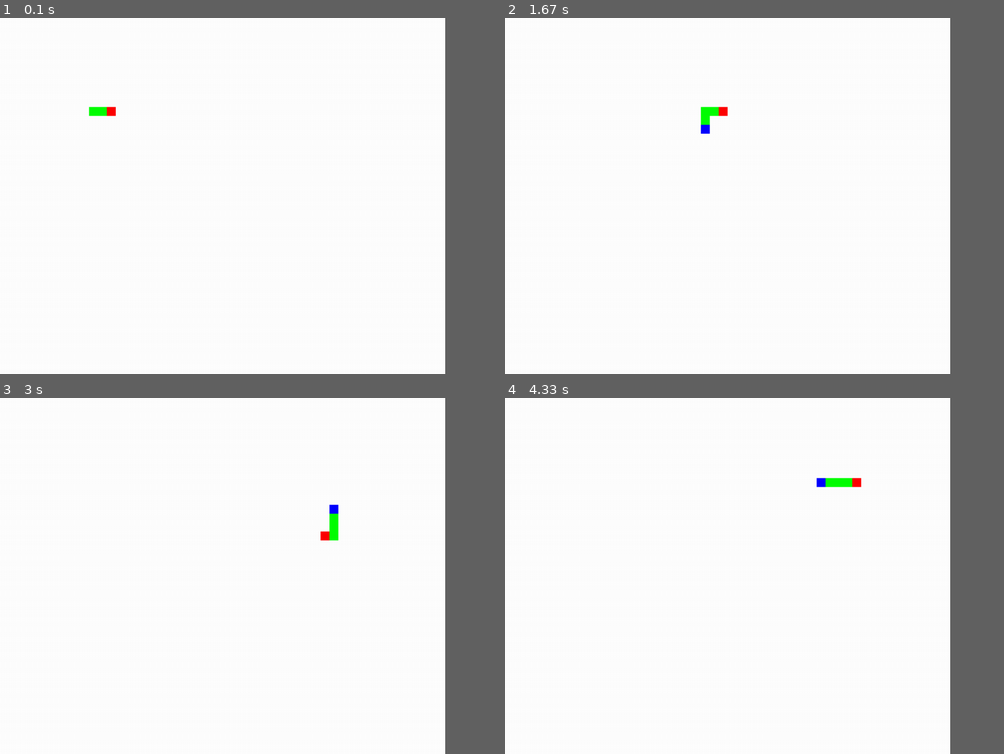
Above: before the commit, frames 1-4 (two rows, left to right).
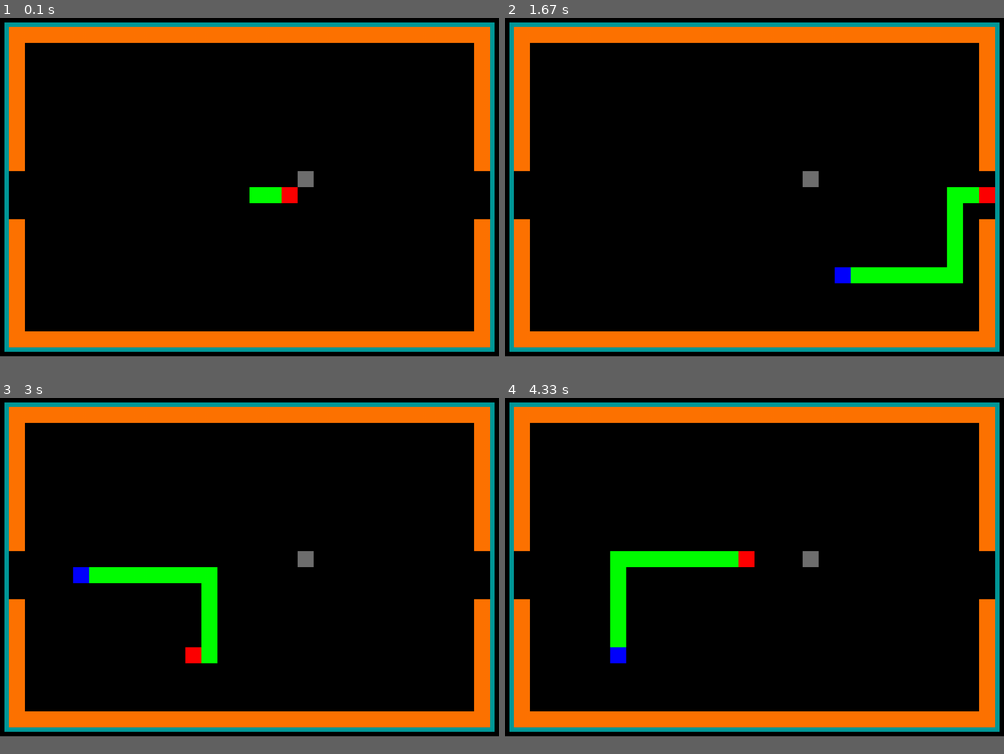
Above: after the commit, the same moments.

Repository: hspotlight/snake-game-pygame
Game: pygame game, started from main.py
The game is run twice, just before and just after one commit, with the same random seed, the same clock (stepped at 60 frames per second) and the same inputs.
Inputs:
- Up to frame 1 (0.1 s): no input
- Up to frame 2 (1.67 s): tap S at 0.33 s; hold Right 0.67-1.13 s; hold Up 1.17-1.47 s; hold Right from 1.5 s (still down)
- Up to frame 3 (3 s): release Right at 1.97 s; hold Left 2-2.53 s; hold Down 2.57-2.87 s; hold Left from 2.9 s (still down)
- Up to frame 4 (4.33 s): release Left at 3.3 s; hold Up 3.33-3.7 s; hold Right from 3.73 s (still down)
The window is 803x642 before the commit and 900x610 after it. Grey fills any space a smaller window leaves; there, only what the larger window draws over its background counts as a difference.

The runs differ from the first frame. In frame 1, 89% of the frame differs, in the area x 0-100%, y 0-96%; in frame 2, 90%; in frame 3, 89%; in frame 4, 89%.

Commit message:
Grid - handle render grid cell by fill with the color

Diff:
--- a/main.py
+++ b/main.py
@@ -1,33 +1,170 @@
 import pygame
+from random import shuffle
+import os
+
 import color
 import snake
 
-max_width = 1000
-max_height = 800
-screen = pygame.display.set_mode((max_width, max_height))
-pygame.display.set_caption('Hong Snake Ja')
-
-running = True
-clock = pygame.time.Clock()
-frame_per_second = 60
+# config
+background_color = color.black
+edge_color = (0, 153, 153)
+snake_head = color.red
+snake_body = color.green
+snake_tail = color.blue
+food_color = (111, 111, 111)
+obstacle_color = (255, 115, 0)
+
+edge_margin = 10
+edge_size = 10
+screen_margin = edge_margin + edge_size
+
 
 # block
-block_width = 20
-block_height = 20
-
-initial_length = 5
-initial_position = [10, 10]
+block_width = 36
+block_height = 36
+col_size = 30
+row_size = 20
+screen_width = block_width * col_size
+screen_height = block_height * row_size
+screen = pygame.display.set_mode((screen_width + edge_margin * 4, screen_height + edge_margin * 4))
+pygame.display.set_caption('Hong Snake Project')
+
+all_cell = []
+for x in range(0, col_size):
+    for y in range(0, row_size):
+        all_cell.append([x, y])
+
+# food
+food = None
+
+def handle_render_screen(screen_width, screen_height):
+    screen.fill(color.black)
+    pygame.draw.rect(screen, edge_color, (edge_margin, edge_margin, screen_width + edge_margin * 2, screen_height + edge_margin * 2))
+    pygame.draw.rect(screen, background_color, (edge_margin + edge_size, edge_margin + edge_size, screen_width, screen_height))
+
+
+def handle_render_snake(moving_parts):
+    # update head
+    handle_assign_cell(moving_parts[0], 1)
+    handle_draw_cell(snake_head, moving_parts[0][0], moving_parts[0][1])
+    handle_draw_cell(snake_body, moving_parts[1][0], moving_parts[1][1])
+
+    # update tail
+    if len(moving_parts) > 2:
+        handle_draw_cell(snake_tail, moving_parts[2][0], moving_parts[2][1])
+        handle_assign_cell(moving_parts[3], 0)
+        handle_draw_cell(background_color, moving_parts[3][0], moving_parts[3][1])
+
+
+def handle_render_background(all_cell):
+    for cell in all_cell:
+        handle_blit_cell(wall, cell[0], cell[1])
+
+def handle_render_obstacle(obstacles):
+    for obstacle in obstacles:
+        # obstacle in color
+        handle_draw_cell(obstacle_color, obstacle[0], obstacle[1])
+
+
+def handle_render_food():
+    temp = all_cell.copy()
+    shuffle(temp)
+    point = None
+    for cell in temp:
+        if (get_cell(cell) == 0):
+            point = cell
+
+    if point != None:
+        food = point
+        handle_assign_cell(point, 3)
+        handle_draw_cell(food_color, point[0], point[1])
+
+
+# draw image in the specify XY coordinates
+def handle_blit_cell(image, cell_col, cell_row):
+    screen.blit(image,
+        (cell_col * block_width + screen_margin,
+        cell_row * block_height + screen_margin))
+
+
+def handle_draw_cell(color, cell_col, cell_row):
+    pygame.draw.rect(screen, color, (
+        cell_col * block_width + screen_margin,
+        cell_row * block_height + screen_margin,
+        block_width,
+        block_height))
+
+
+def handle_assign_cell(point, value):
+    x = point[0]
+    y = point[1]
+    grid_map[y][x] = value
+
+
+def check_in_range(point, col_size, row_size):
+    return (0 <= point[0] and point[0] < col_size) and (0 <= point[1] and point[1] < row_size)
+
+
+def handle_object_move_out_screen(point, col_size, row_size):
+    x, y = point
+    if x < 0:
+        x = col_size - 1
+    elif x >= col_size:
+        x = 0
+    elif y < 0:
+        y = row_size - 1
+    elif y >= row_size:
+        y = 0
+
+    return [x, y]
+
+
+def get_cell(point):
+    return grid_map[point[1]][point[0]]
+
+
+# handle grid
+# each cell represents a object in the grid map
+# 0 = empty
+# 1 = snake
+# 2 = obstacle
+# 3 = food
+grid_map = [[0 for col in range(0, col_size)] for row in range(0, row_size)]
+
+# construct wall - array of position (x, y) = (col, row)
+obstacles = []
+for x in range(0, col_size):
+    for y in range(0, row_size):
+        if (x == 0 or x == col_size-1) or (y == 0 or y == row_size-1):
+            # all bourdary cell
+            # obstacles.append([x, y])
+            # handle_assign_cell([x, y], 2)
+
+            # make some hole for moving through the screen
+            if (y < row_size/2 -1 or y > row_size/2 + 1):
+                obstacles.append([x, y])
+                handle_assign_cell([x, y], 2)
+
+
+# create a snake
+initial_length = 15
+initial_position = [int(col_size/2), int(row_size/2)]
 moving_direction = 'D'
 my_snake = snake.Snake(moving_direction, initial_position, initial_length)
 
-screen.fill(color.white)
-count = 1
+
+handle_render_screen(screen_width, screen_height)
+handle_render_obstacle(obstacles)
+handle_render_food()
+running = True
 while running:
 
+    # event handler
     for event in pygame.event.get():
         if event.type == pygame.QUIT:
             running = False
 
+        # handle event from user
         if event.type == pygame.KEYDOWN:
             if (event.key == pygame.K_UP or event.key == ord('w')) and moving_direction != 'S':
                 moving_direction = 'W'
@@ -38,27 +175,37 @@
             elif (event.key == pygame.K_RIGHT or event.key == ord('d')) and moving_direction != 'A':
                 moving_direction = 'D'
 
-
     ## moving snake
     my_snake.set_moving_direction(moving_direction)
 
-    moving_parts = my_snake.move()
-
-    # next_head
-    pygame.draw.rect(screen, color.red, (moving_parts[0][0] * block_width, moving_parts[0][1] * block_height, block_width, block_height))
-
-    # prev_head
-    pygame.draw.rect(screen, color.green, (moving_parts[1][0] * block_width, moving_parts[1][1] * block_height, block_width, block_height))
-
-    # update tail
-    if len(moving_parts) > 2:
-        # next_tail
-        pygame.draw.rect(screen, color.blue, (moving_parts[2][0] * block_width, moving_parts[2][1] * block_height, block_width, block_height))
-
-        # prev_tail
-        # same color as background
-        pygame.draw.rect(screen, color.white, (moving_parts[3][0] * block_width, moving_parts[3][1] * block_height, block_width, block_height))
-
-
+    # peak next position
+    snake_head_position = my_snake.get_next_head_position()
+
+    # if snake move out of screen, it will be placed in the other side of the screen
+    if not check_in_range(snake_head_position, col_size, row_size):
+        snake_head_position = handle_object_move_out_screen(snake_head_position, col_size, row_size)
+
+    cell = get_cell(snake_head_position)
+
+    remove_tail=True
+    drop_food=False
+    if cell == 1: # snake itself
+        running = False
+    elif cell == 2: # obstacle
+        running = False
+    elif cell == 3: # food
+        # create new food
+        drop_food = True
+        remove_tail = False
+
+
+    moving_parts = my_snake.move(snake_head_position, remove_tail)
+    handle_render_snake(moving_parts)
+
+    if drop_food:
+        handle_render_food()
+
+
+    # update map
     pygame.display.update()
     pygame.time.delay(70)
--- a/snake.py
+++ b/snake.py
@@ -1,9 +1,13 @@
 class Snake:
+    # initial the properties of a snake
     def __init__(self, moving_direction, point, initial_length=5):
         self.moving_direction = moving_direction
         self.location = [point]
         self.initial_length = initial_length
 
+
+    # get the next position of the snake according to its moving direction
+    # note that this function is only used for peak where the snake is going to
     def get_next_head_position(self):
 
         # get current head position
@@ -23,17 +27,18 @@
     def get_current_head_position(self):
         return self.location[0].copy()
 
+    # set the moving direction of the snake from an event triggered by user or other object
     def set_moving_direction(self, moving_direction):
         self.moving_direction = moving_direction
 
     # return the moving parts of the snake includes next head, current head, and previous tail
     # output = (head_next, head_prev, tail_next?, tail_prev?)
-    def move(self):
-        head_next = self.get_next_head_position()
+    def move(self, next_head_position, remove_tail=True):
+        head_next = next_head_position
         head_prev = self.get_current_head_position()
 
         output = [head_next, head_prev]
-        if len(self.location) >= self.initial_length and len(self.location) >= 2:
+        if remove_tail and len(self.location) >= self.initial_length and len(self.location) >= 2:
             tail_prev = self.location.pop()
             tail_next = self.location[-1]
             output.append(tail_next)
